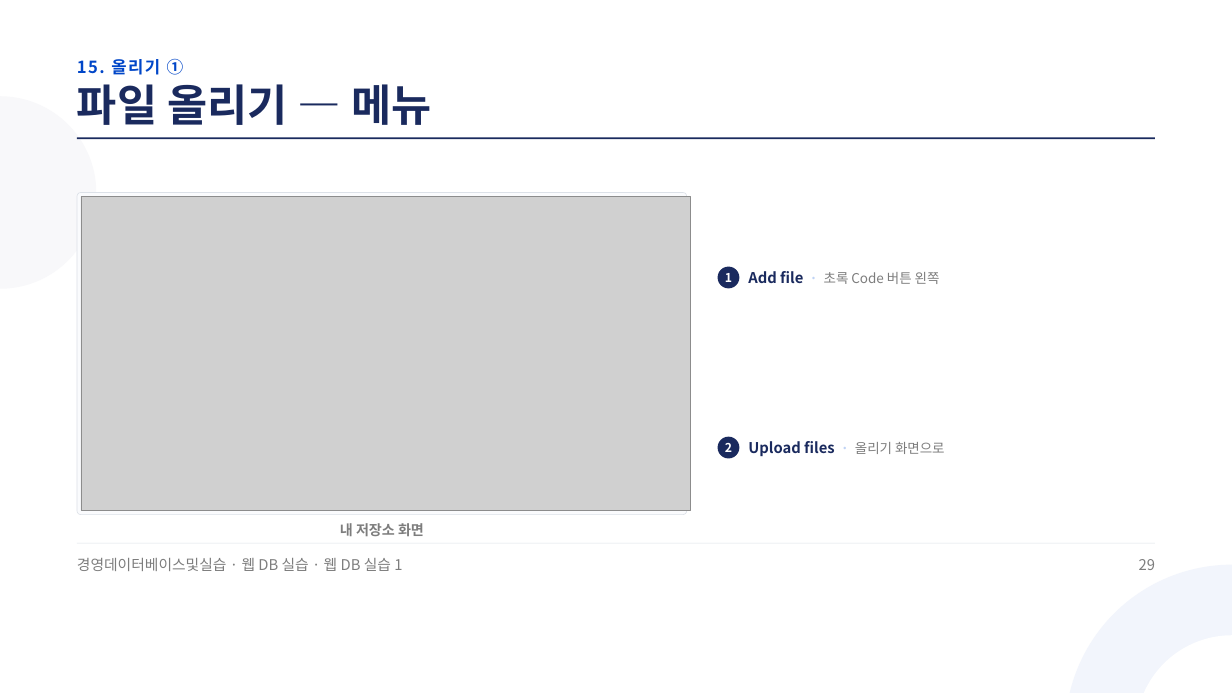
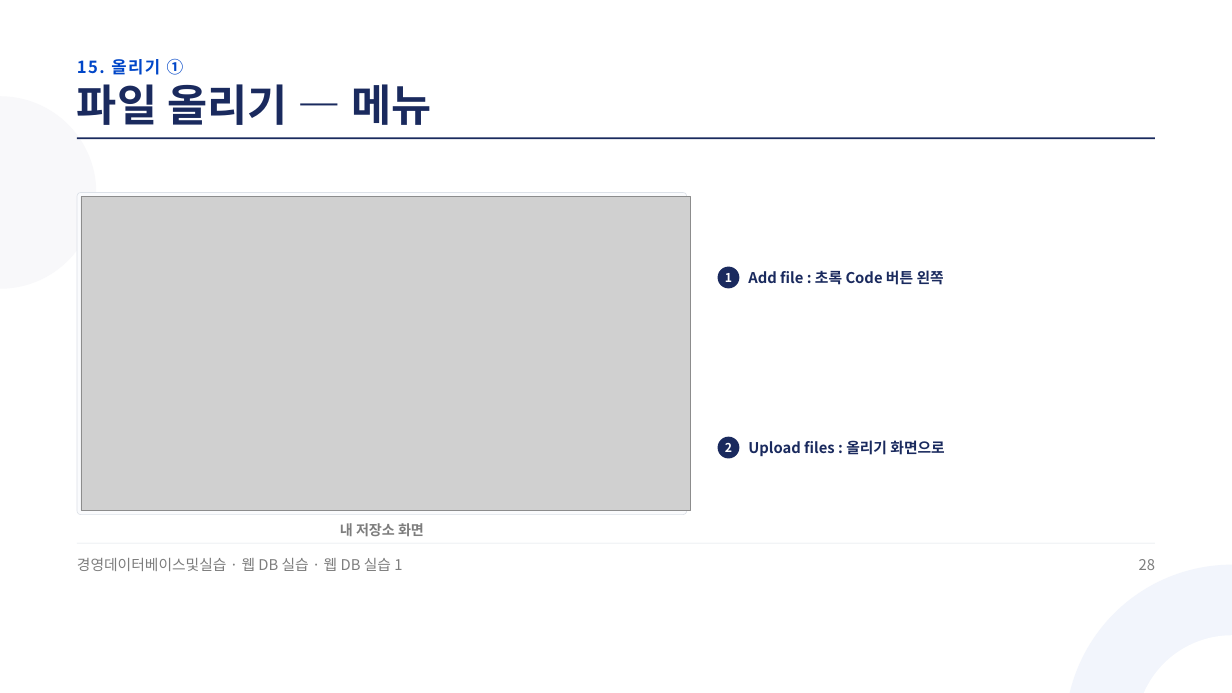
Before and after one commit to jungaistar/materials, a slide deck: slide 28 of koreatech-db/webdb/웹DB실습1_GitHub에_내_쇼핑몰_올리기.pptx (slide 29 before the commit). Drawn at 1232x693 pixels with LibreOffice and Linux fonts; fonts in the diff are those of the drawing; grey boxes stand for pictures. Boxes give left, top, right and bottom in pixels: in the first picture for what was removed or moved away, otherwise in the second. Text is boxed around its words. In the diff, an @@ line names an element or a change of style, - is before the commit and + after.

```diff
--- a/koreatech-db/webdb/웹DB실습1_GitHub에_내_쇼핑몰_올리기.pptx
+++ b/koreatech-db/webdb/웹DB실습1_GitHub에_내_쇼핑몰_올리기.pptx
@@ text at (748, 270, 944, 285): text changed; size 15.8 to 17.2 pt; text colour #7D7D7D to #1A2A5E; bold on @@
-Add file · 초록 Code 버튼 왼쪽
+Add file : 초록 Code 버튼 왼쪽
@@ text at (748, 440, 944, 456): text changed @@
-Upload files · 올리기 화면으로
+Upload files : 올리기 화면으로
@@ text at (1139, 559, 1155, 570): text changed @@
-29
+28
```
Also in this commit, not shown: 29 other slides changed, 1 slide removed.
